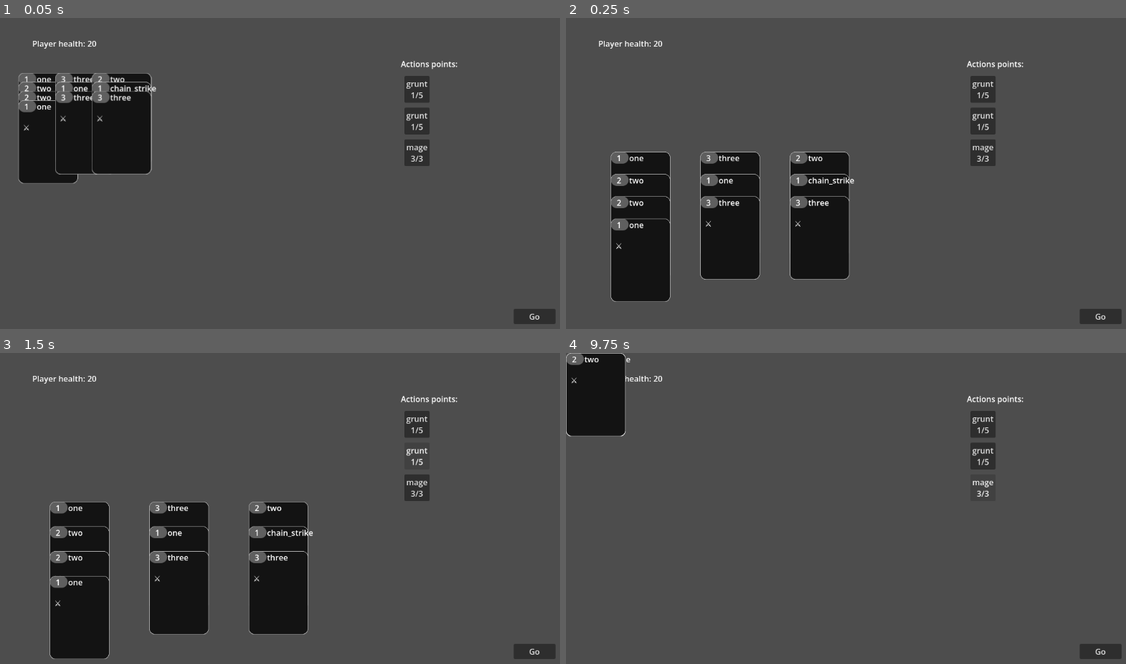
Above: before the commit, frames 1-4 (two rows, left to right).
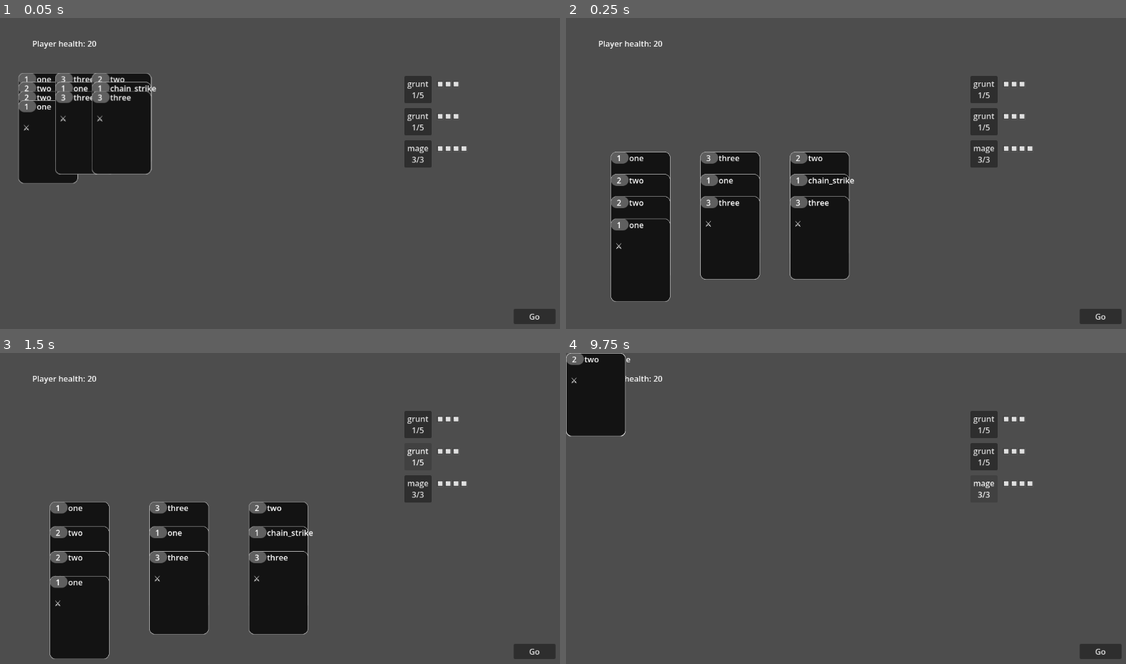
Above: after the commit, the same moments.

Repository: tgbrooks/cocards
Game: Godot game, scene res://main.tscn
Same seed, same stepped clock (60 frames per second), same inputs: the game is played once before the commit and once after it.
Inputs:
- Up to frame 1 (0.05 s): no input
- Up to frame 2 (0.25 s): no input
- Up to frame 3 (1.5 s): click "grunt 1/5" at 0.5 s; click "grunt 1/5" at 1.25 s
- Up to frame 4 (9.75 s): click "mage 3/3" at 2 s; click "Go" at 2.75 s; click "Go" at 3.5 s; click "grunt 1/5" at 4.25 s; click "grunt 1/5" at 5 s; click "mage 3/3" at 5.75 s; click "Go" at 6.5 s; click "grunt 1/5" at 7.25 s; click "grunt 1/5" at 8 s; click "mage 3/3" at 8.75 s; tap Enter at 9.5 s; hold R from 9.53 s (still down)

The runs differ from the first frame. In frame 1, 0.7% of the frame differs, in the area x 71-84%, y 13-49%; in frame 2, 0.7%; in frame 3, 0.6%; in frame 4, 0.6%.

Commit message:
Move AP to enemies

Diff:
--- a/enemy.gd
+++ b/enemy.gd
@@ -3,14 +3,21 @@
 @export var enemy_name: String = "myenemy"
 @export var attack: int = 0
 @export var health: int = 1
+@export var action_points_threshold: int = 3
+@export var action_points: int = 0
 signal defeated()
 signal survived()
 signal damaged(damage: int)
+signal action_points_changed(old: int, new:int)
+signal action_taken()
+@onready var action_points_label: Label = $ActionPointsLabel
 
 # Called when the node enters the scene tree for the first time.
 func _ready() -> void:
 	draw()
 	defeated.connect(_on_defeated)
+	action_points_changed.connect(_draw_action_points)
+	_draw_action_points(0,0)
 
 func draw():
 	text = "%s\n%s/%s" % [enemy_name, attack, health]
@@ -41,3 +48,13 @@
 	tween.tween_property(self, "rotation_degrees", 0, 0.15/2)
 	#tween.tween_property(self, "scale", Vector2(1, 1), 0.15)
 	await tween.finished
+	action_taken.emit()
+
+func _draw_action_points(old: int, new:int) -> void:
+	var ns = "🔳".repeat(new)
+	var empty
+	if (action_points_threshold - new > 0):
+		empty = "🔲".repeat(action_points_threshold - new)
+	else:
+		empty = ""
+	action_points_label.text = "%s%s" % [ns, empty]
--- a/enemy.tscn
+++ b/enemy.tscn
@@ -6,3 +6,10 @@
 offset_right = 55.0
 offset_bottom = 55.0
 script = ExtResource("1_7k104")
+
+[node name="ActionPointsLabel" type="Label" parent="." unique_id=581787762]
+layout_mode = 0
+offset_left = 64.0
+offset_top = 3.0
+offset_right = 104.0
+offset_bottom = 26.0
--- a/enemy_area.gd
+++ b/enemy_area.gd
@@ -1,5 +1,6 @@
 class_name EnemyArea extends Node2D
 
+signal enemy_action_taken(enemy: Enemy)
 
 # Called when the node enters the scene tree for the first time.
 func _ready() -> void:
@@ -26,7 +27,6 @@
 		add_child(enemy)
 		enemy.add_to_group("enemies")
 		enemy.pressed.connect(main.on_enemy_pressed.bind(enemy))
-		main.enemy_action_taken.connect(print.bind("Enemies acting..."))
 	_position_enemies()
 
 func _position_enemies() -> void:
@@ -36,3 +36,14 @@
 		var enemy = enemies[i]
 		enemy.position = Vector2(0, top)
 		top += enemy.size.y + 10
+
+func gain_action_points(points: int) -> void:
+	for enemy in enemies:
+		var old = enemy.action_points
+		enemy.action_points += points
+		enemy.action_points_changed.emit(old, enemy.action_points)
+		if enemy.action_points >= enemy.action_points_threshold:
+			old = enemy.action_points
+			enemy.action_points = 0
+			await enemy.take_action(get_parent())
+			enemy.action_points_changed.emit(enemy.action_points, 0)
--- a/enemy_library.gd
+++ b/enemy_library.gd
@@ -1,4 +1,6 @@
 class_name EnemyLibrary extends Node
+
+var enemy_scene = preload("res://enemy.tscn")
 
 
 # Called when the node enters the scene tree for the first time.
@@ -7,7 +9,7 @@
 
 
 func make_enemy_by_name(enemy_name: String, main: Main) -> Enemy:
-	var enemy = Enemy.new()
+	var enemy = enemy_scene.instantiate()
 	enemy.enemy_name = enemy_name
 	if enemy_name == 'grunt':
 		enemy.health = 5
@@ -15,6 +17,7 @@
 	elif enemy_name == 'mage':
 		enemy.health = 3
 		enemy.attack = 3
+		enemy.action_points_threshold = 4
 	else:
 		print("Unrecognized enemy name", enemy_name)
 		return null
--- a/main.gd
+++ b/main.gd
@@ -6,12 +6,8 @@
 @export var played_cards: Array[CardStack] = []
 @export var objectives: Array[Objective] = []
 @export var active_player: String = "human"
-@export var enemy_action_points: int = 0
-@export var enemy_action_points_threshold: int = 3
 var card_stacks: Array[CardStack] = []
 var deck: Array[Card] = []
-signal enemy_action_points_changed(old_value: int, new_value: int)
-signal enemy_action_taken()
 signal player_damaged(old_health: int, new_health: int)
 @onready var enemy_area: EnemyArea = $EnemyArea
 
@@ -40,7 +36,6 @@
 		i = (i + 1) % card_stacks.size()
 
 	enemy_area.spawn_enemies()
-	enemy_action_points_changed.connect(_on_enemy_action_points_changed)
 	player_damaged.connect(_on_player_damaged)
 	player_damaged.emit(player_health, player_health)
 
@@ -92,19 +87,7 @@
 		selected_cards.pop_at(idx)
 
 func gain_enemy_action_points(points:int) -> void:
-	var old = enemy_action_points
-	enemy_action_points += points
-	enemy_action_points_changed.emit(old, enemy_action_points)
-	if enemy_action_points >= enemy_action_points_threshold:
-		old = enemy_action_points
-		enemy_action_points = 0
-		enemy_action_taken.emit()
-		for enemy in enemy_area.enemies:
-			await enemy.take_action(self)
-		enemy_action_points_changed.emit(enemy_action_points, 0)
-
-func _on_enemy_action_points_changed(old, new) -> void:
-	$EnemyActions.text = "Action points: %s" % new
+	enemy_area.gain_action_points(points)
 
 func damage_player(damage: int) -> void:
 	var old = player_health
--- a/main.tscn
+++ b/main.tscn
@@ -17,13 +17,6 @@
 position = Vector2(813, 117)
 script = ExtResource("2_0xm2m")
 
-[node name="EnemyActions" type="Label" parent="." unique_id=1376513800]
-offset_left = 806.0
-offset_top = 81.0
-offset_right = 868.0
-offset_bottom = 104.0
-text = "Actions points:"
-
 [node name="PlayerHealthText" type="Label" parent="." unique_id=836549632]
 offset_left = 64.77272
 offset_top = 40.367065
